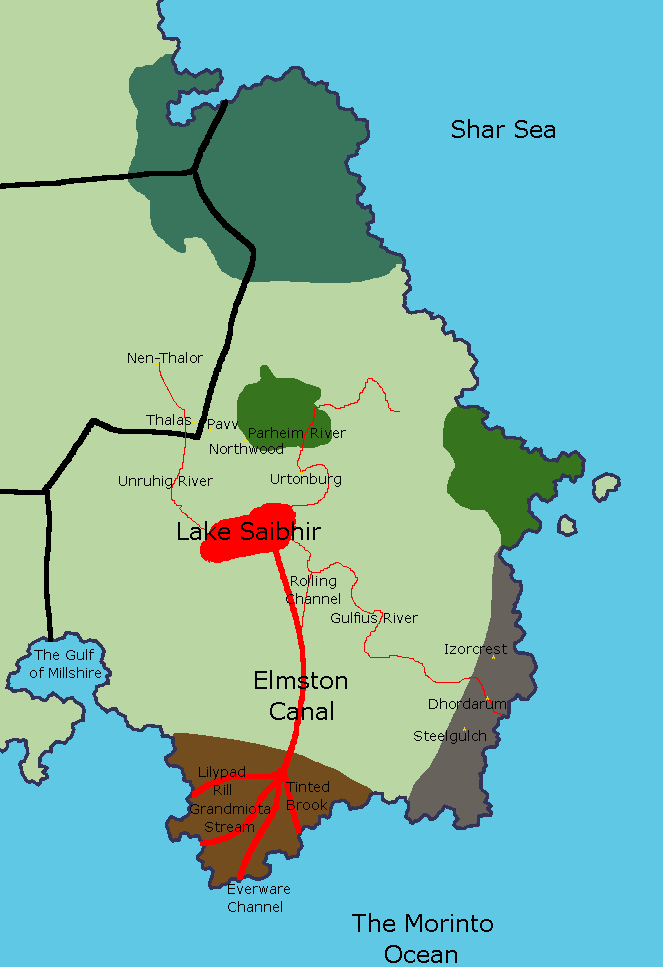
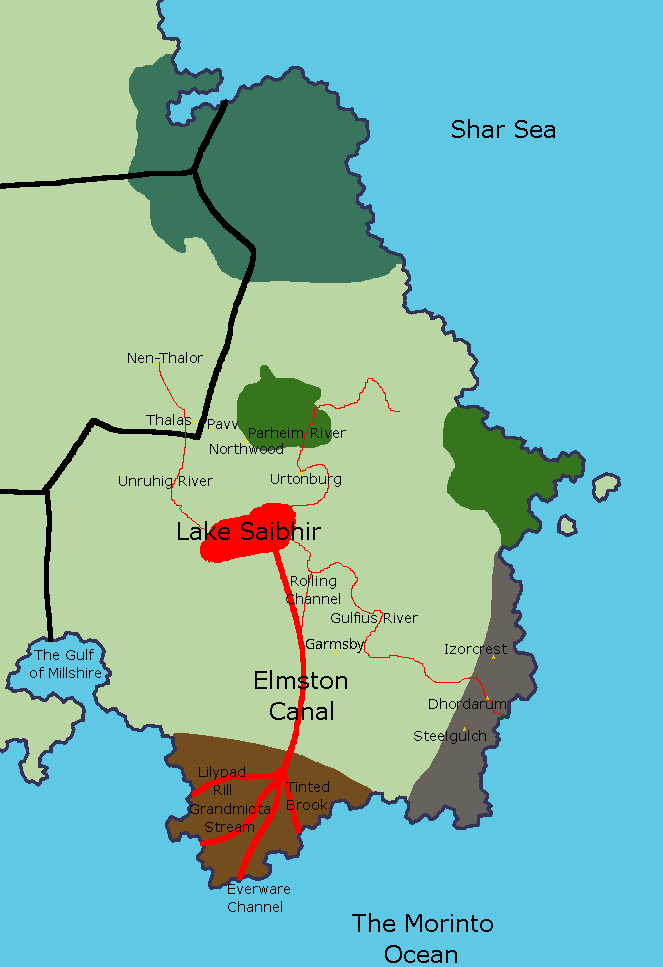
Layers edited between the first and the second (663, 967) image:
added layer "Garmsby" in group "City Labels" over [306, 638, 364, 653]
